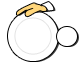
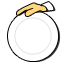
Layer changes from the first w=80, h=65 image to the second:
hid "Фигура 3", moved it above "present" over [57, 27, 77, 46]
